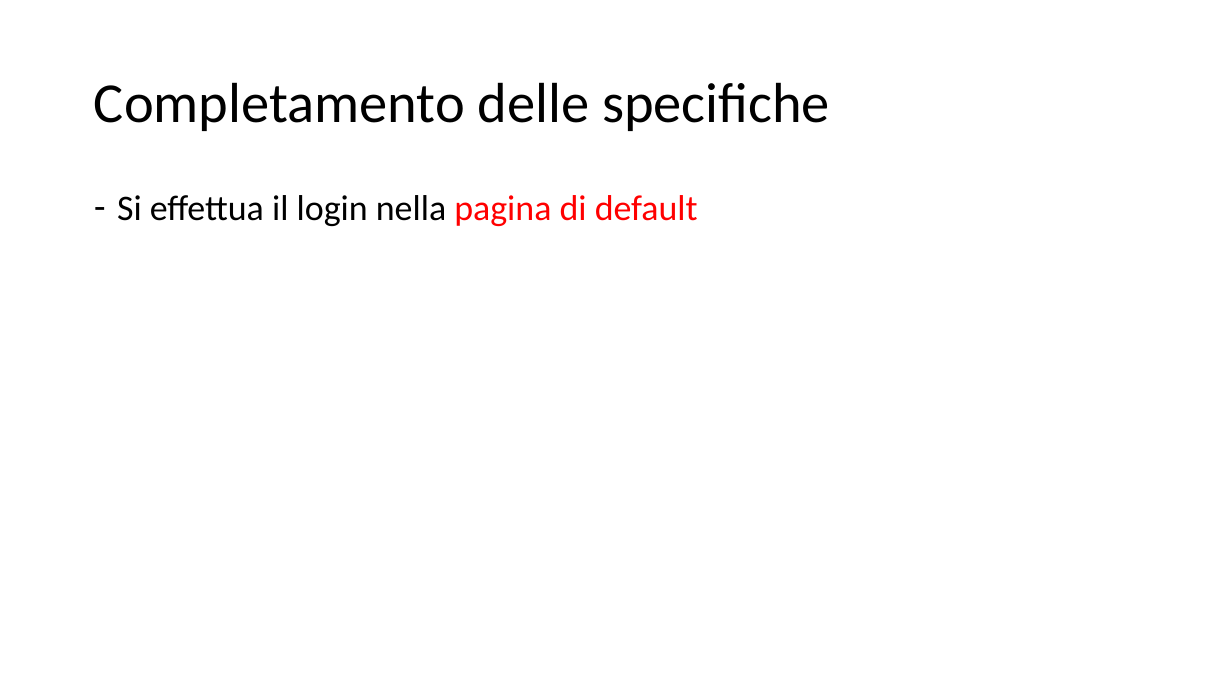
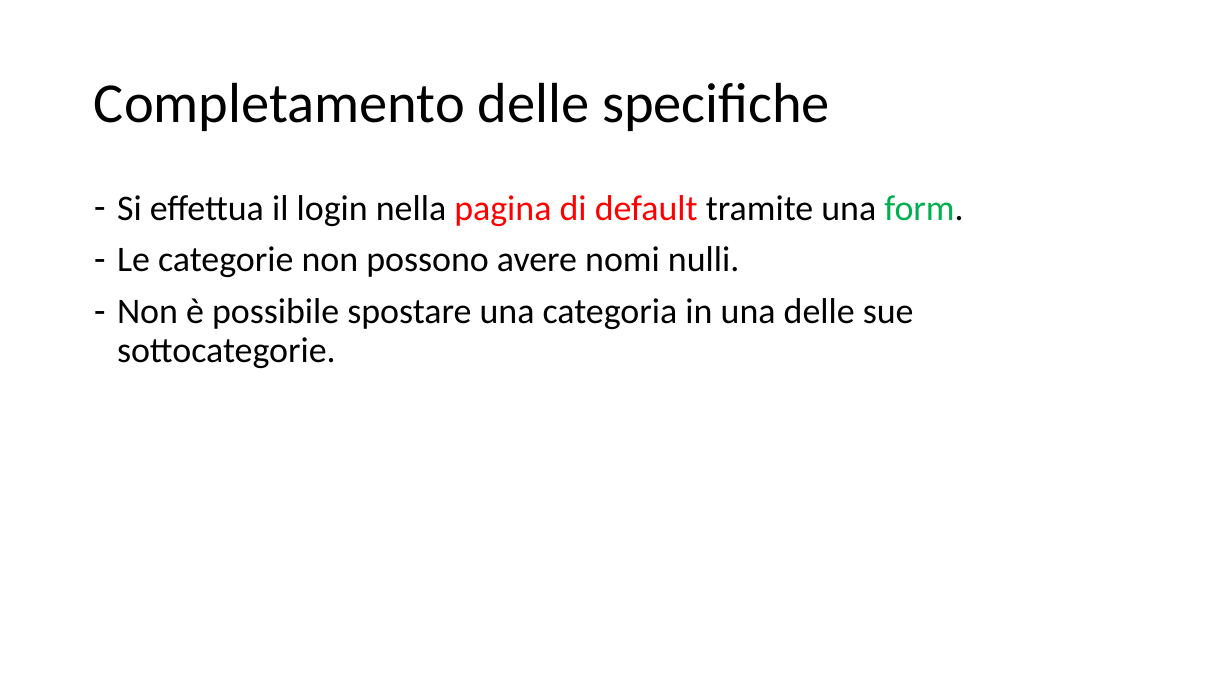
Before and after one commit to Trixyz28/TIW-ImgCatalog-RIA, a slide deck: slide 9 of Documents/ImgCatalogRIA.pptx (slide 11 before the commit). Drawn at 1232x693 pixels with LibreOffice and Linux fonts; fonts in the diff are those of the drawing. Boxes give left, top, right and bottom in pixels: in the first picture for what was removed or moved away, otherwise in the second. Text is boxed around its words. In the diff, an @@ line names an element or a change of style, - is before the commit and + after.

```diff
--- a/Documents/ImgCatalogRIA.pptx
+++ b/Documents/ImgCatalogRIA.pptx
@@ text at (x1=117, y1=195, x2=963, y2=368): text changed @@
-– Si effettua il login nella pagina di default
+– Si effettua il login nella pagina di default tramite una form.
+– Le categorie non possono avere nomi nulli.
+– Non è possibile spostare una categoria in una delle sue sottocategorie.
```
Also in this commit, not shown: 8 other slides changed, 2 slides removed, 2 other files.
